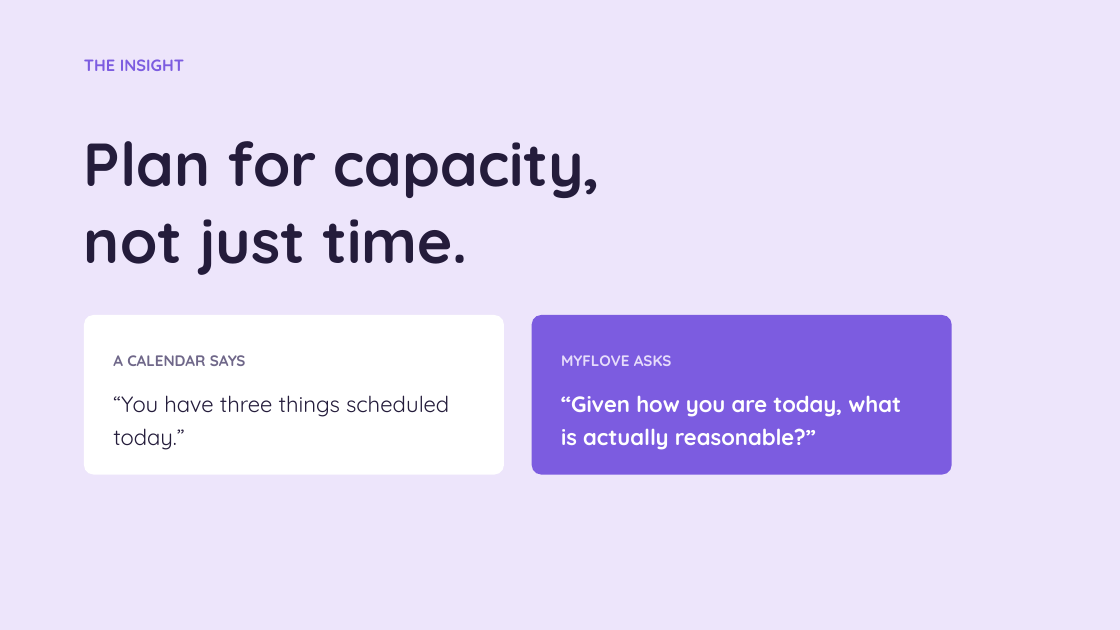
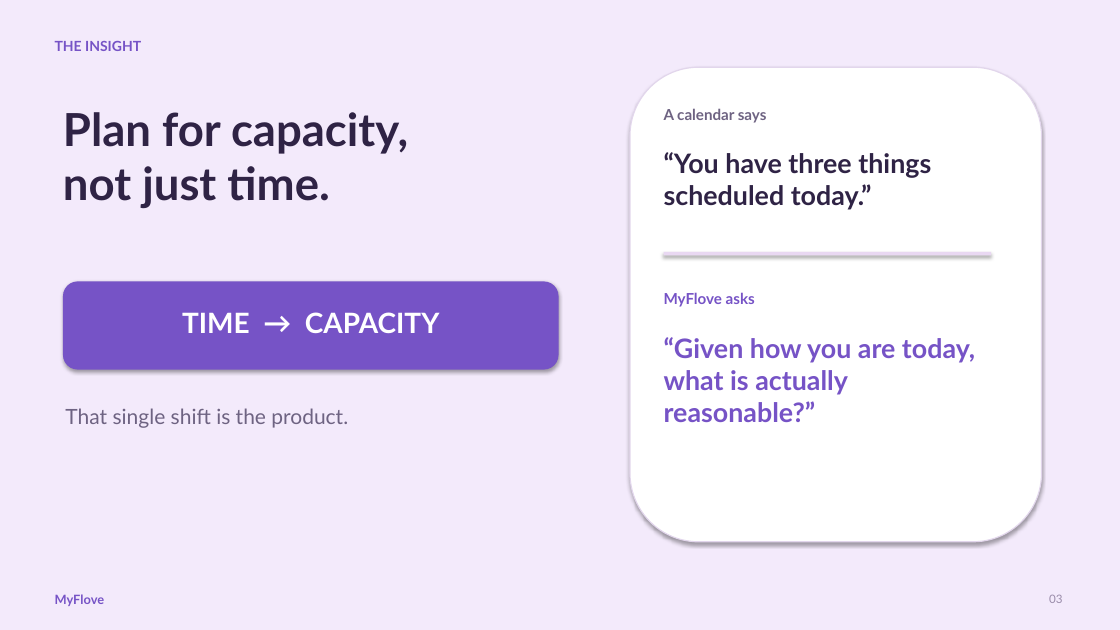
Before and after one commit to camillabaksi/myflove-926d3d31, a slide deck: slide 3 of public/pitch/MyFlove_Investor_Pitch_3min_EN.pptx. Drawn at 1120x630 pixels with LibreOffice and Linux fonts; fonts in the diff are those of the drawing. Boxes give left, top, right and bottom in pixels: in the first picture for what was removed or moved away, otherwise in the second. Text is boxed around its words. In the diff, an @@ line names an element or a change of style, - is before the commit and + after.

```diff
--- a/public/pitch/MyFlove_Investor_Pitch_3min_EN.pptx
+++ b/public/pitch/MyFlove_Investor_Pitch_3min_EN.pptx
@@ background #FFFFFF to #F3EAFB @@
@@ rectangle removed at (0,0,1120,630) @@
@@ text "THE INSIGHT": place and size @@
-text "THE INSIGHT" at (84,59,184,71)
+text "THE INSIGHT" at (55,41,141,51)
@@ text "THE INSIGHT" at (55,41,141,51): size 14 to 12 pt, font Quicksand to Lato, text colour #7C5CE0 to #7653C6; line spacing 1.15 to 1 @@
@@ rounded rectangle added at (630,67,1042,542), fill #FFFFFF, outline #E2D6EC 1 pt @@
@@ text "Plan for capacity, not just ...": place and size @@
-text "Plan for capacity, not just ..." at (84,141,600,275)
+text "Plan for capacity, not just ..." at (63,112,408,208)
@@ text "Plan for capacity, not just ..." at (63,112,408,208): size 52 to 39 pt, font Quicksand to Lato, text colour #241C3B to #2F2345; line spacing 1.05 to 1 @@
@@ text added at (664,108,767,123), 13 pt, text #6E6382, bold @@
+A calendar says
@@ text "“You have three things scheduled ...": place and size @@
-text "“You have three things scheduled ..." at (113,355,449,450)
+text "“You have three things scheduled ..." at (664,152,931,210)
@@ text "“You have three things scheduled ..." at (664,152,931,210): size 19 to 23 pt, font Quicksand to Lato, text colour #241C3B to #2F2345, bold on; line spacing 1.25 to 1; less space between paragraphs @@
@@ rectangle added at (664,252,991,255), fill #E9D8F2 @@
@@ rounded rectangle added at (63,281,559,370), fill #7653C6 @@
@@ text added at (664,292,755,307), 13 pt, text #7653C6, bold @@
+MyFlove asks
@@ rounded rectangle removed at (84,315,504,475) @@
@@ text added at (182,312,439,333), 24 pt, text #FFFFFF, bold @@
+TIME → CAPACITY
@@ rounded rectangle removed at (532,315,952,475) @@
@@ text at (113,355,246,366): paragraph removed @@
-A CALENDAR SAYS
@@ text at (561,355,672,366): paragraph removed @@
-MYFLOVE ASKS
@@ text "“Given how you are today, ...": place and size @@
-text "“Given how you are today, ..." at (561,355,901,450)
+text "“Given how you are today, ..." at (664,337,975,422)
@@ text "“Given how you are today, ..." at (664,337,975,422): size 19 to 23 pt, font Quicksand to Lato, text colour #FFFFFF to #7653C6; line spacing 1.25 to 1; less space between paragraphs @@
@@ text added at (65,408,348,428), 18 pt, text #6E6382 @@
+That single shift is the product.
@@ text added at (55,594,105,606), 11 pt, text #7653C6, bold @@
+MyFlove
@@ text added at (1049,595,1062,603), 10 pt, text #9A8CAA @@
+03
```
Also in this commit, not shown: 11 other slides changed, 1 slide added, 1 slide removed.
